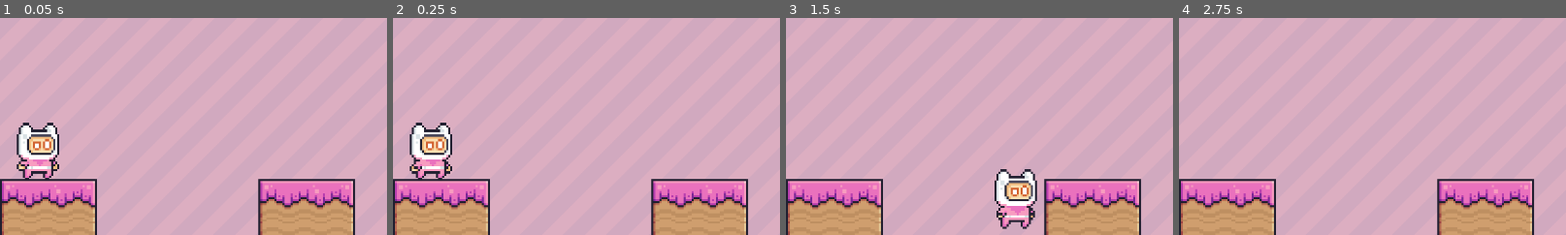
Above: before the commit, frames 1-4 (left to right).
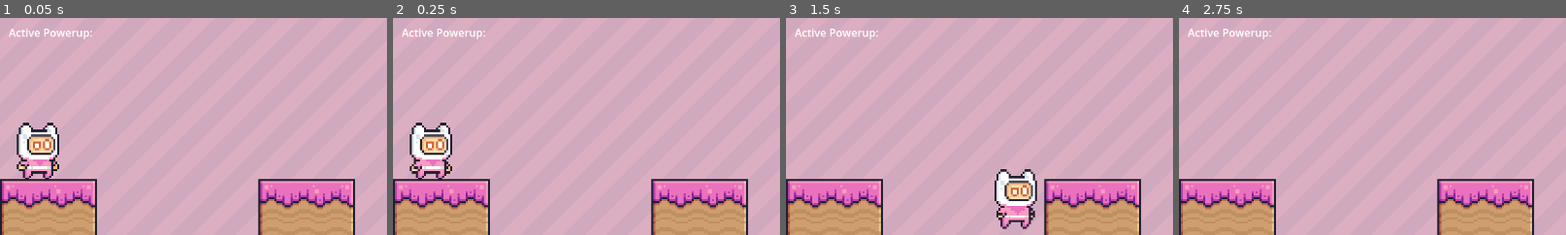
Above: after the commit, the same moments.

Repository: Simonfitz/jamscepticeye
Game: Godot game, scene res://scenes/main.tscn
Same seed, same stepped clock (60 frames per second), same inputs: the game is played once before the commit and once after it.
Inputs:
- Up to frame 1 (0.05 s): no input
- Up to frame 2 (0.25 s): no input
- Up to frame 3 (1.5 s): tap Enter (ui_accept) at 0.5, 0.77 s; hold Right (ui_right) from 0.53 s (still down)
- Up to frame 4 (2.75 s): tap Enter (ui_accept) at 1.52 s; release Right (ui_right) at 2.03 s; hold Left (ui_left) from 2.03 s (still down)
The pictures show only the part of the screen within x 0-50%, y 0-50%; the shares and areas given below are measured in that part.

The runs differ from the first frame. In frame 1, 0.4% of the frame differs, in the area x 2-24%, y 4-10%; in frame 2, 0.4%; in frame 3, 0.4%; in frame 4, 0.4%.

Commit message:
Add debug ui element for active powerup

Diff:
--- a/super-exciting-game-project/scenes/main.tscn
+++ b/super-exciting-game-project/scenes/main.tscn
@@ -198,3 +198,13 @@
 
 [node name="CharacterBody2D" parent="." instance=ExtResource("3_jyhfs")]
 position = Vector2(11, -2)
+
+[node name="DebugPowerupLabel" type="Label" parent="."]
+anchors_preset = -1
+anchor_right = 0.035
+anchor_bottom = 0.018000001
+offset_left = 13.0
+offset_top = 10.0
+offset_right = 215.68005
+offset_bottom = 33.0
+text = "Active Powerup: "
--- a/super-exciting-game-project/scenes/main_character.gd
+++ b/super-exciting-game-project/scenes/main_character.gd
@@ -12,6 +12,9 @@
 
 var active_power = ""
 var remaining_jumps = 1
+
+@onready
+var debug_powerup_label = get_parent().get_node("DebugPowerupLabel")
 
 func _physics_process(delta: float) -> void:
 	# Add the gravity.
@@ -55,6 +58,7 @@
 
 func set_active_power(power: String) -> void:
 	active_power = power
+	debug_powerup_label.text = "Active Powerup: " + power
 
 func cycle_power() -> void:
 	match get_active_power():
